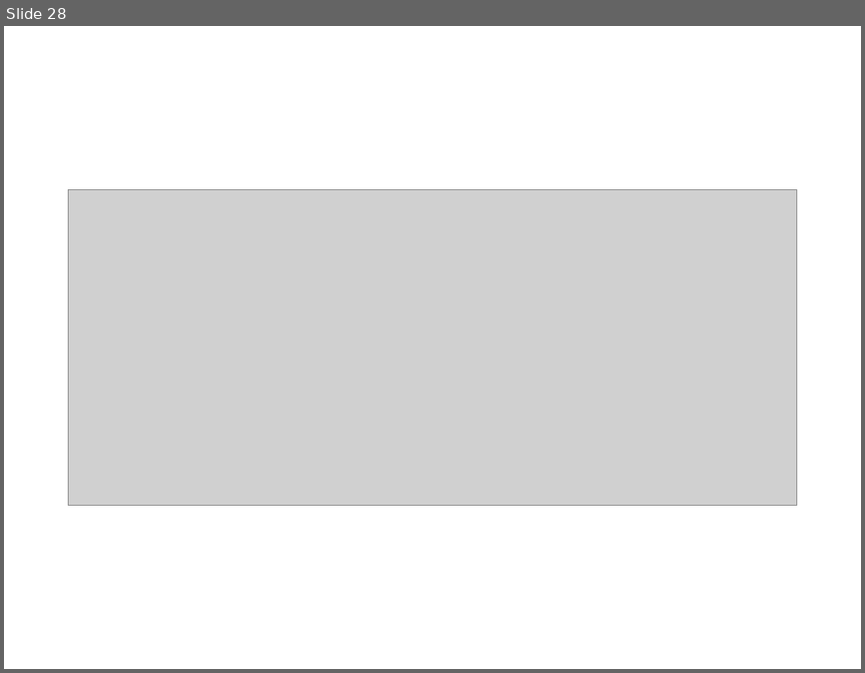
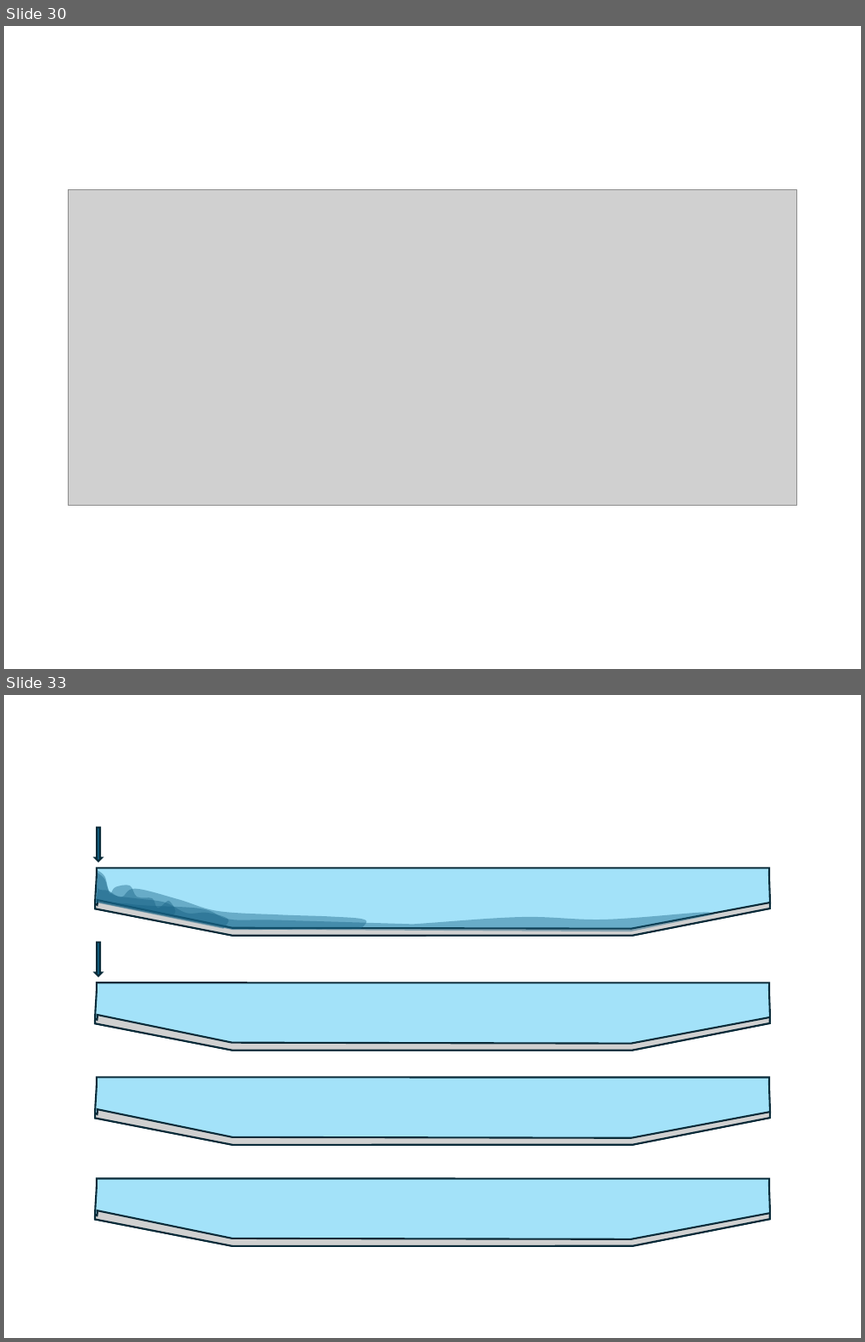
Before and after one commit to Olsthoorn/mf6lab, a slide deck: Projects/ARK_RWS/images/Plaatjes_RWS_ARK.pptx. Shown one above the other, each under a label of ours: slide 28 before the commit, slides 30 and 33 after it; the slides between them are not shown. The pictures are 865x673 and 865x1342 pixels, drawn with LibreOffice and Linux fonts; fonts in the diff are those of the drawing; grey boxes stand for pictures. Boxes give left, top, right and bottom in pixels: in the first picture for what was removed or moved away, otherwise in the second. Text is boxed around its words. In the diff, an @@ line names an element or a change of style, - is before the commit and + after.

```diff
--- a/Projects/ARK_RWS/images/Plaatjes_RWS_ARK.pptx
+++ b/Projects/ARK_RWS/images/Plaatjes_RWS_ARK.pptx
@@ slide 33 added at (4, 695, 861, 1338), background #FFFFFF @@
@@ down arrow added at (95, 827, 102, 861), fill #156082, outline #092A39 1.5 pt @@
@@ freeform shape added at (95, 868, 770, 936), fill #00B0F0 at 36% opacity, outline #092A39 1.5 pt @@
@@ freeform shape added at (96, 871, 176, 915), fill #156082 at 41% opacity @@
@@ freeform shape added at (96, 873, 228, 929), fill #156082 at 41% opacity @@
@@ freeform shape added at (96, 888, 366, 930), fill #156082 at 41% opacity @@
@@ picture added at (95, 900, 770, 935) @@
@@ freeform shape added at (96, 902, 715, 931), fill #156082 at 41% opacity @@
@@ down arrow added at (95, 941, 102, 975), fill #156082, outline #092A39 1.5 pt @@
@@ freeform shape added at (95, 983, 770, 1050), fill #00B0F0 at 36% opacity, outline #092A39 1.5 pt @@
@@ picture added at (95, 1015, 770, 1049) @@
@@ freeform shape added at (95, 1077, 770, 1145), fill #00B0F0 at 36% opacity, outline #092A39 1.5 pt @@
@@ picture added at (95, 1109, 770, 1144) @@
@@ freeform shape added at (95, 1179, 770, 1246), fill #00B0F0 at 36% opacity, outline #092A39 1.5 pt @@
@@ picture added at (95, 1210, 770, 1245) @@
@@ what was slide 28 is now slide 30 @@
```
Also in this commit, not shown: 16 other slides added, 28 other files.
